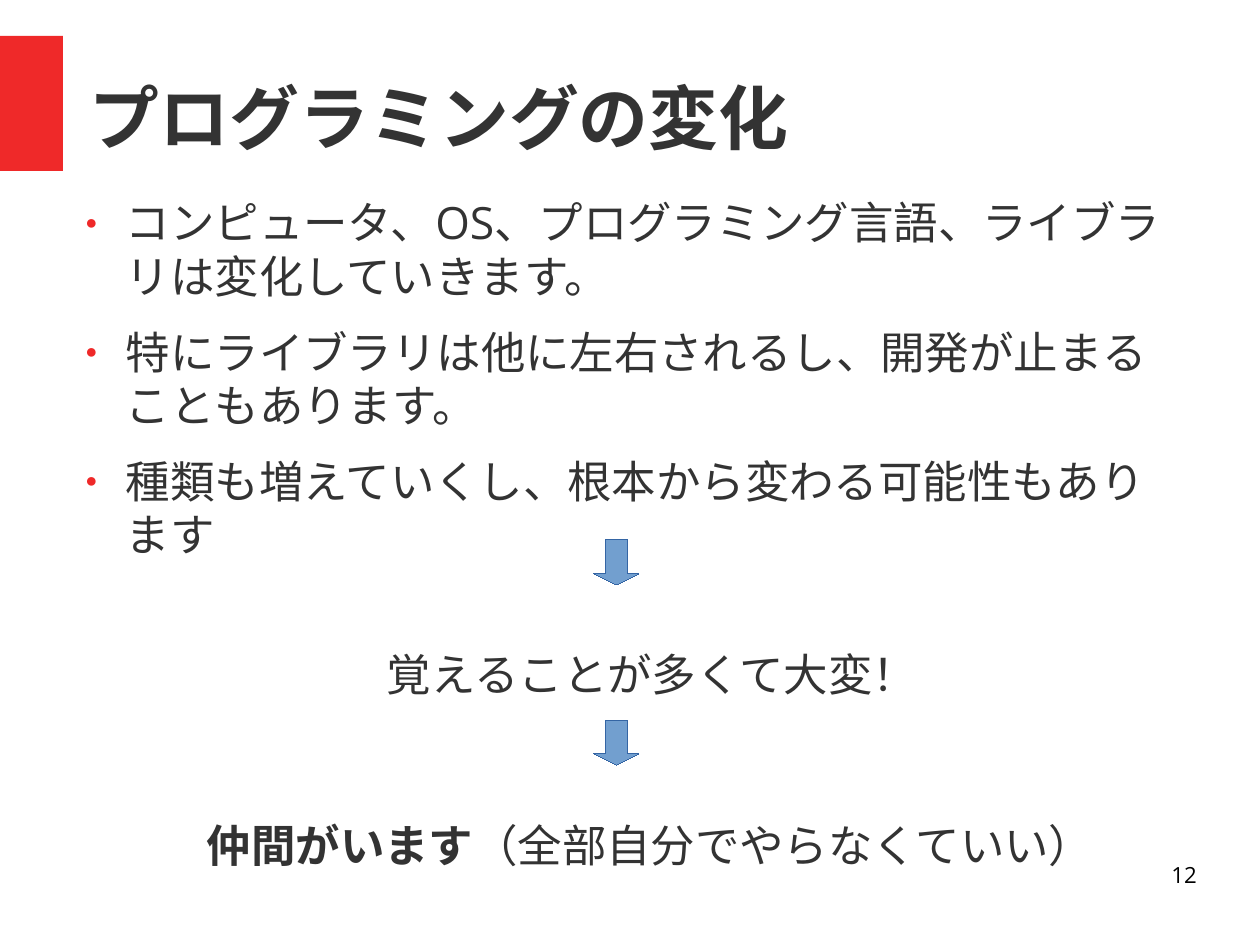
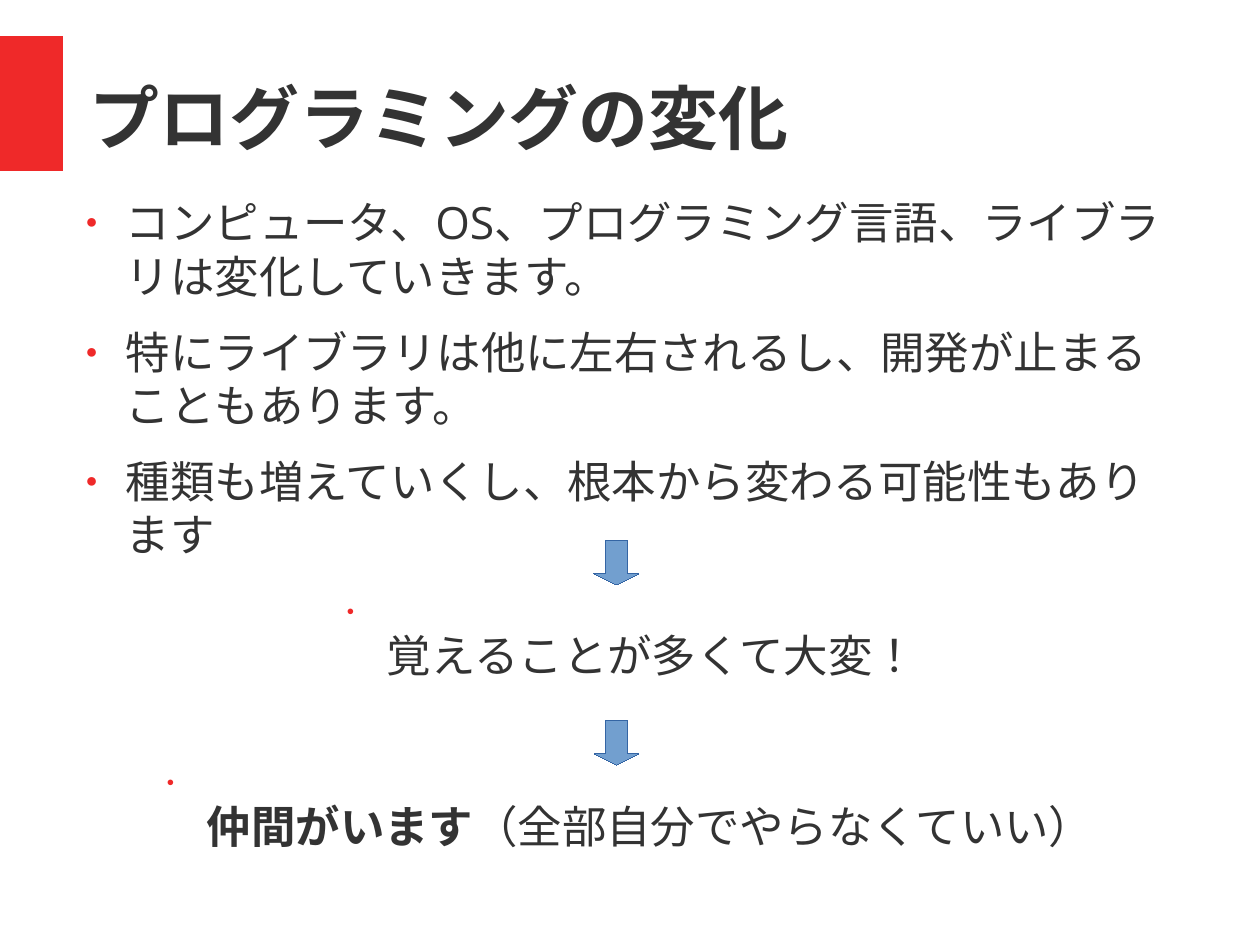
Before and after one commit to coderdojo-nada/resource, a slide deck: slide 12 of guide/coderdojo-nada紹介.odp. Drawn at 1260x945 pixels with LibreOffice and Linux fonts; fonts in the diff are those of the drawing. Boxes give left, top, right and bottom in pixels: in the first picture for what was removed or moved away, otherwise in the second. Text is boxed around its words. In the diff, an @@ line names an element or a change of style, - is before the commit and + after.

```diff
--- a/guide/coderdojo-nada紹介.odp
+++ b/guide/coderdojo-nada紹介.odp
@@ text "覚えることが多くて大変！" at [387,634,917,676]: bullet none to ● @@
@@ text "仲間がいます（全部自分でやらなくていい）" at [207,804,1093,847]: bullet none to ● @@
@@ page number removed at [1171,867,1196,883] @@
-12
```
Also in this commit, not shown: 13 other slides changed, 1 slide removed, 5 other files.
